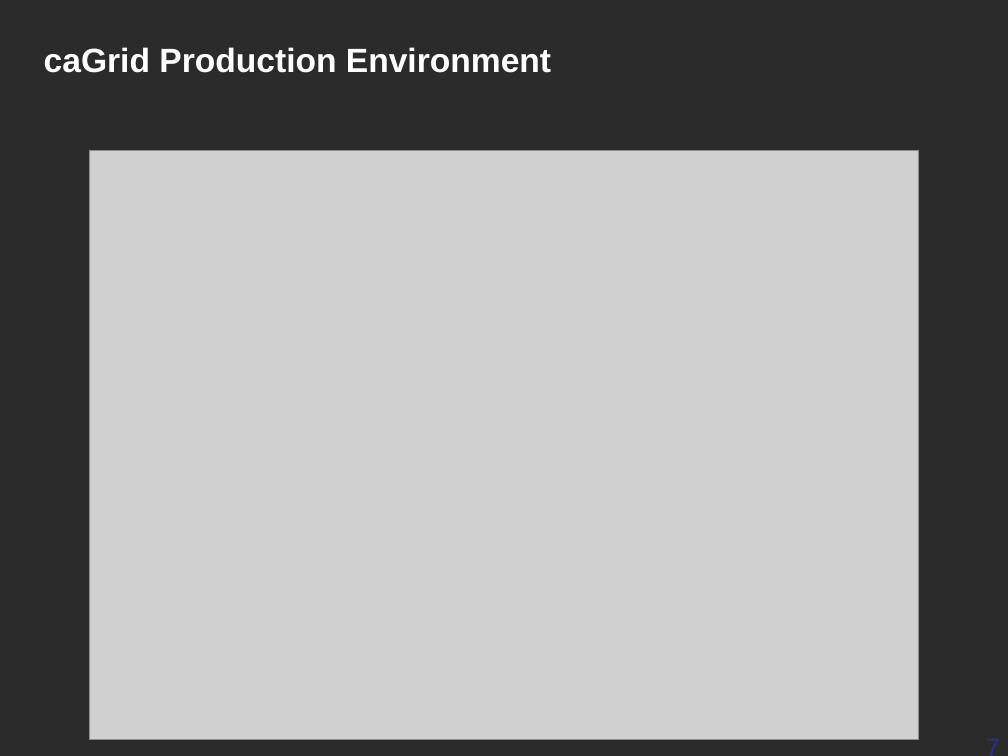
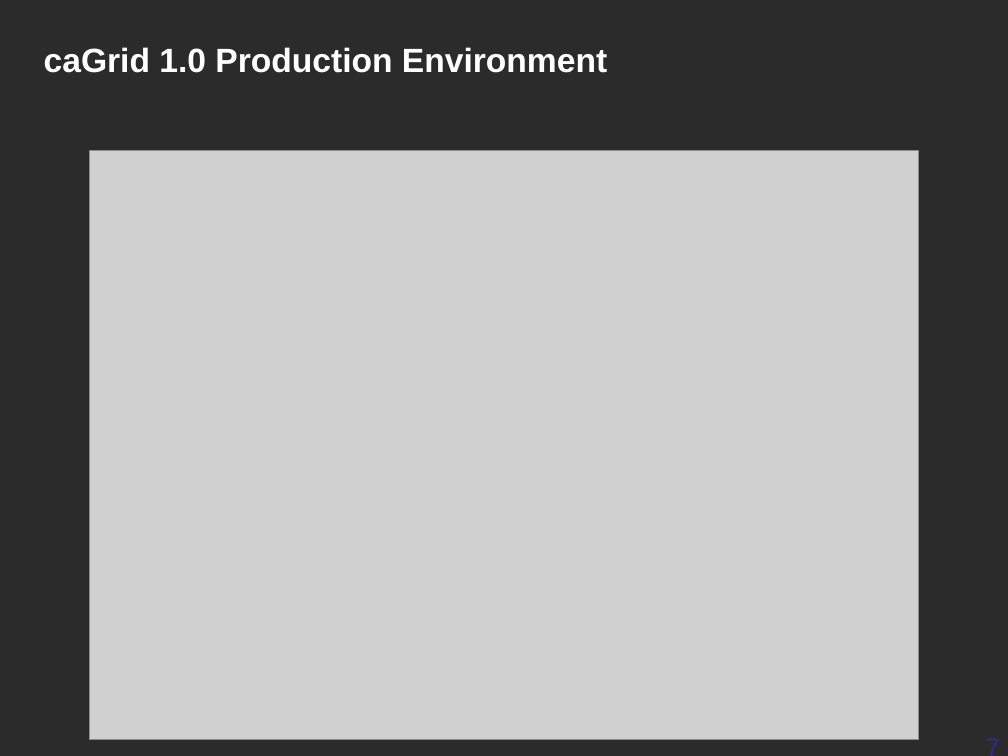
Before and after one commit to NCIP/cagrid-docs, a slide deck: slide 7 of presentations/200708_VCDE_ARCH/20070806_Day1_caGrid_Current_Features.ppt. Drawn at 1008x756 pixels with LibreOffice and Linux fonts; fonts in the diff are those of the drawing; grey boxes stand for pictures; background and template pictures are left out; a plain dark background stands for a picture behind light text. Boxes give left, top, right and bottom in pixels: in the first picture for what was removed or moved away, otherwise in the second. Text is boxed around its words. In the diff, an @@ line names an element or a change of style, - is before the commit and + after.

```diff
--- a/presentations/200708_VCDE_ARCH/20070806_Day1_caGrid_Current_Features.ppt
+++ b/presentations/200708_VCDE_ARCH/20070806_Day1_caGrid_Current_Features.ppt
@@ title at [44,47,607,73]: text changed @@
-caGrid Production Environment
+caGrid 1.0 Production Environment
```
Also in this commit, not shown: 2 other slides changed, 1 other file.
